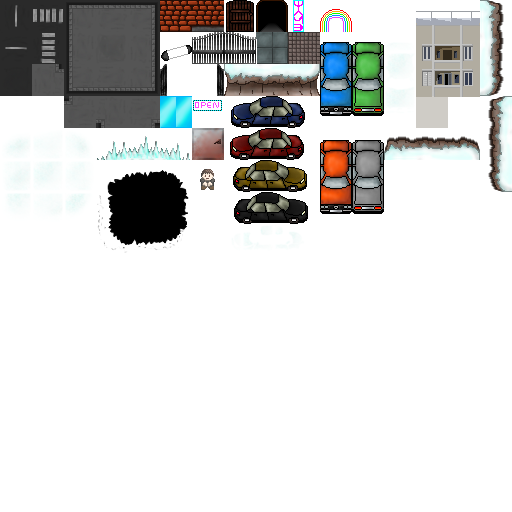
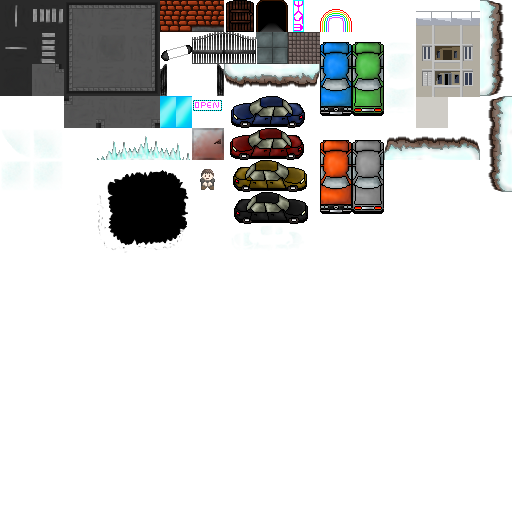
Layer changes from the first w=512, h=512 image to the second:
painted on "Calque 10 copie 2" over [1, 64, 320, 220]
